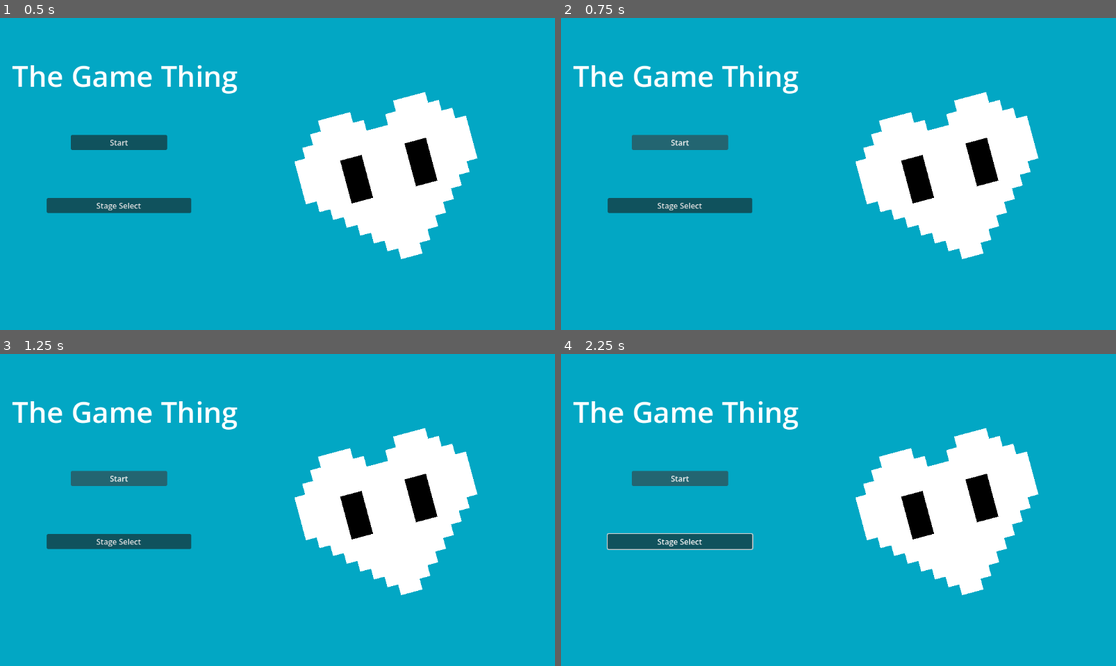
Above: before the commit, frames 1-4 (two rows, left to right).
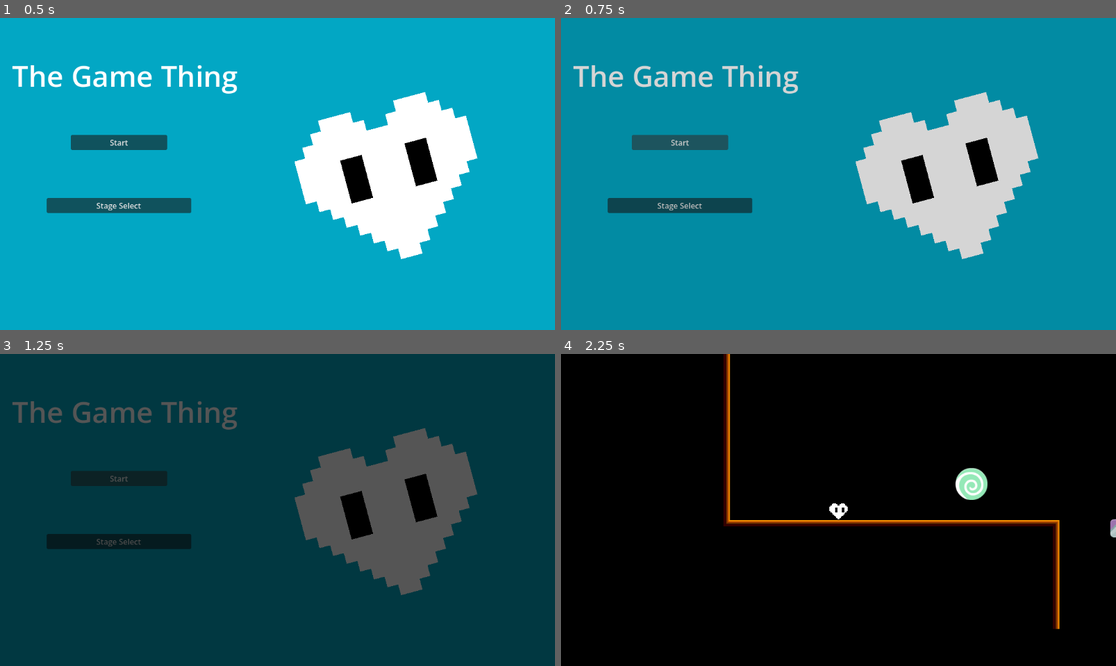
Above: after the commit, the same moments.

Repository: itsongaming123-cloud/LoveHeart
Game: Godot game, scene res://Scenes/title_screen.tscn
Two runs of this game, one before a commit and one after it. Both use one fixed random seed, a clock stepped at 60 frames per second and the inputs below. The project has no main scene, so this scene is started directly. The engine's default icon, where the game draws it, is replaced by a stand-in: a white triangle on a blue panel in a dark square.
Inputs:
- Up to frame 1 (0.5 s): no input
- Up to frame 2 (0.75 s): click "Start" at 0.5 s
- Up to frame 3 (1.25 s): no input
- Up to frame 4 (2.25 s): click "Start" at 1.25 s; tap Enter (ui_accept) at 2 s; hold Right (ui_right) from 2.03 s (still down)

Frame 1 is identical in both runs. In frame 2, 97% of the frame differs, in the area x 0-100%, y 0-100%; in frame 3, 99%; in frame 4, 99%.

Commit message:
Title_Screen Fixed

Diff:
--- a/love-heart/Scenes/title_screen.tscn
+++ b/love-heart/Scenes/title_screen.tscn
@@ -219,11 +219,6 @@
 [node name="Fade_Rect" parent="CanvasLayer" unique_id=1685185094 instance=ExtResource("2_p3fck")]
 visible = false
 top_level = true
-anchors_preset = 0
-anchor_right = 0.0
-anchor_bottom = 0.0
-grow_horizontal = 1
-grow_vertical = 1
 
 [node name="Fade_Timer" type="Timer" parent="CanvasLayer/Fade_Rect" unique_id=456795408]
 
